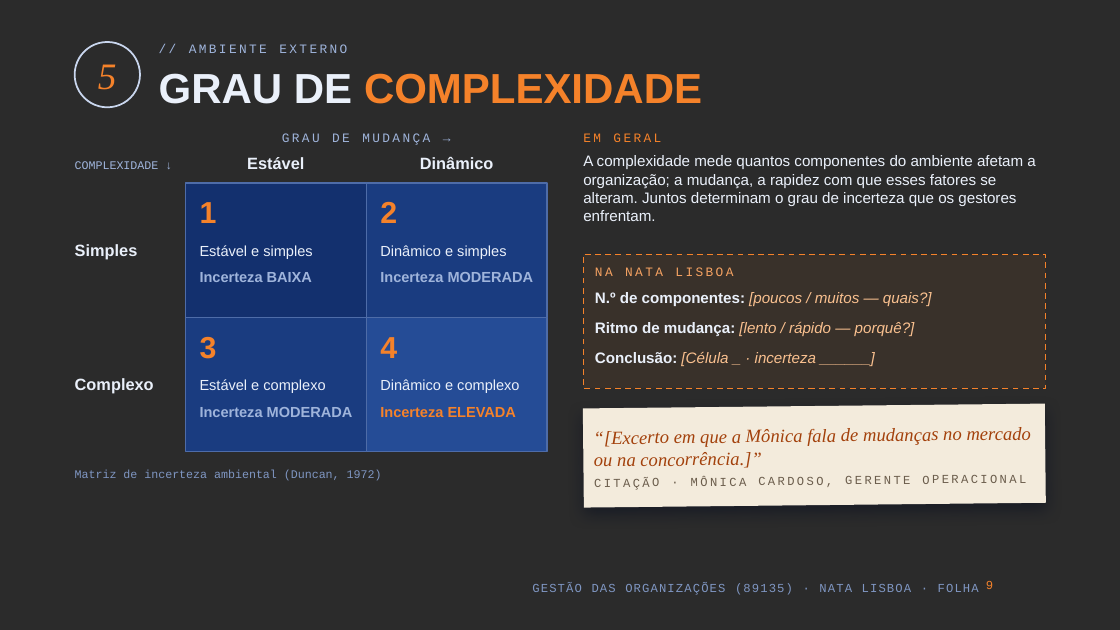
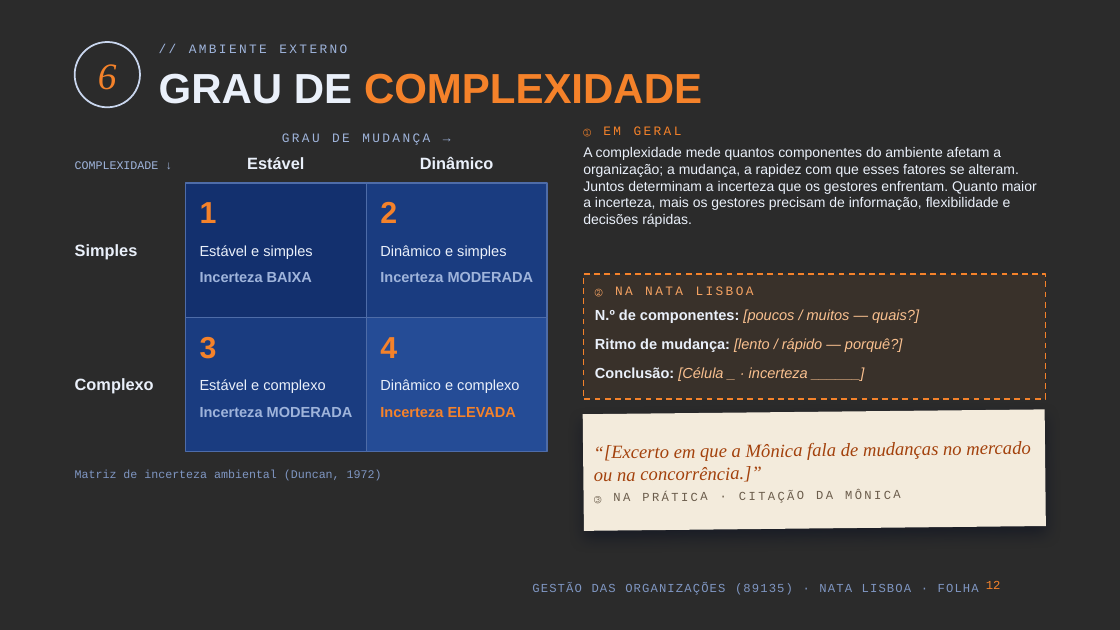
Before and after one commit to kd25gpgdw9-lang/Oceanum, a slide deck: slide 12 of apresentacao-go-89135/Nata_Lisboa_GO_89135.pptx (slide 9 before the commit). Drawn at 1120x630 pixels with LibreOffice and Linux fonts; fonts in the diff are those of the drawing; background and template pictures are left out; a plain dark background stands for a picture behind light text. Boxes give left, top, right and bottom in pixels: in the first picture for what was removed or moved away, otherwise in the second. Text is boxed around its words. In the diff, an @@ line names an element or a change of style, - is before the commit and + after.

```diff
--- a/apresentacao-go-89135/Nata_Lisboa_GO_89135.pptx
+++ b/apresentacao-go-89135/Nata_Lisboa_GO_89135.pptx
@@ text at box(98, 64, 117, 90): text changed @@
-5
+6
@@ text at box(583, 126, 682, 137): text changed @@
-EM GERAL
+① EM GERAL
@@ text at box(583, 147, 1037, 227): text changed; size 13 to 12 pt @@
-A complexidade mede quantos componentes do ambiente afetam a organização; a mudança, a rapidez com que esses fatores se alteram. Juntos determinam o grau de incerteza que os gestores enfrentam.
+A complexidade mede quantos componentes do ambiente afetam a organização; a mudança, a rapidez com que esses fatores se alteram. Juntos determinam a incerteza que os gestores enfrentam. Quanto maior a incerteza, mais os gestores precisam de informação, flexibilidade e decisões rápidas.
@@ rectangle: place and size @@
-rectangle at box(583, 255, 1045, 389)
+rectangle at box(583, 274, 1045, 399)
@@ text at box(595, 286, 754, 297): text changed @@
-NA NATA LISBOA
+② NA NATA LISBOA
@@ text "N.º de componentes: [poucos / ...": place and size @@
-text "N.º de componentes: [poucos / ..." at box(595, 292, 932, 366)
+text "N.º de componentes: [poucos / ..." at box(595, 309, 919, 381)
@@ text "N.º de componentes: [poucos / ..." at box(595, 309, 919, 381): size 13 to 12.5 pt @@
@@ rectangle "“[Excerto em que a Mônica ...": place and size @@
-rectangle "“[Excerto em que a Mônica ..." at box(583, 403, 1046, 507)
+rectangle "“[Excerto em que a Mônica ..." at box(583, 409, 1046, 531)
@@ text in rectangle at box(594, 490, 901, 503): text changed @@
-CITAÇÃO · MÔNICA CARDOSO, GERENTE OPERACIONAL
+③ NA PRÁTICA · CITAÇÃO DA MÔNICA
@@ page number at box(986, 581, 1001, 589): text changed @@
-9
+12
```
Also in this commit, not shown: 11 other slides changed, 5 slides added, 2 slides removed, 4 other files.
